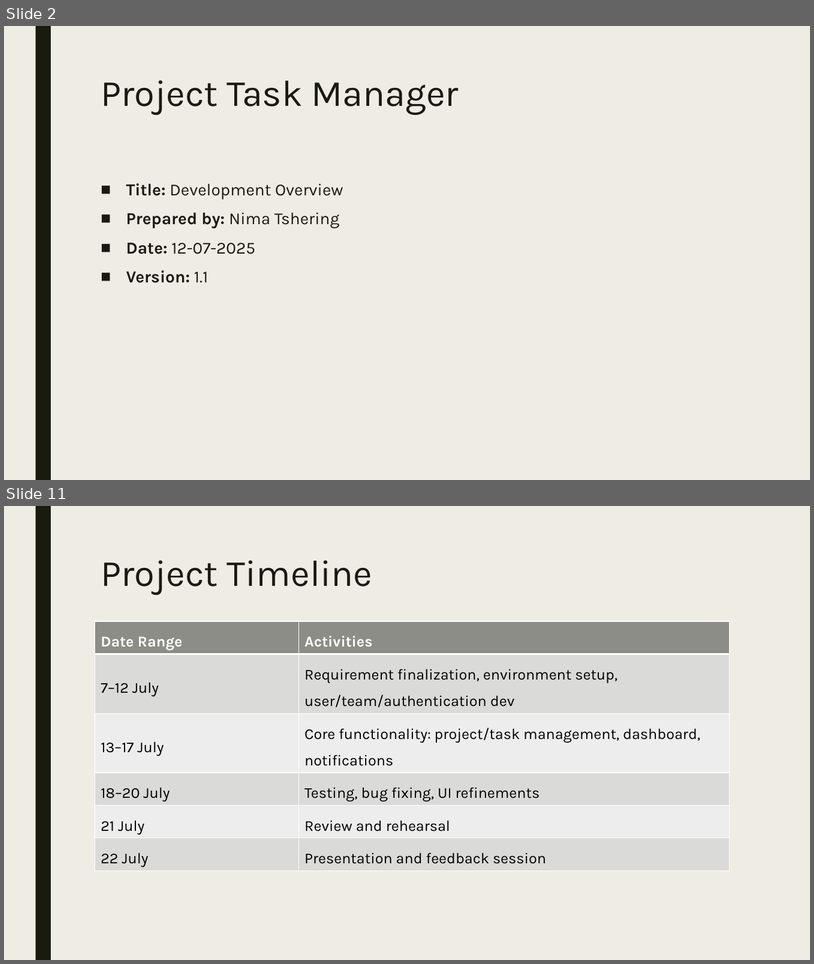
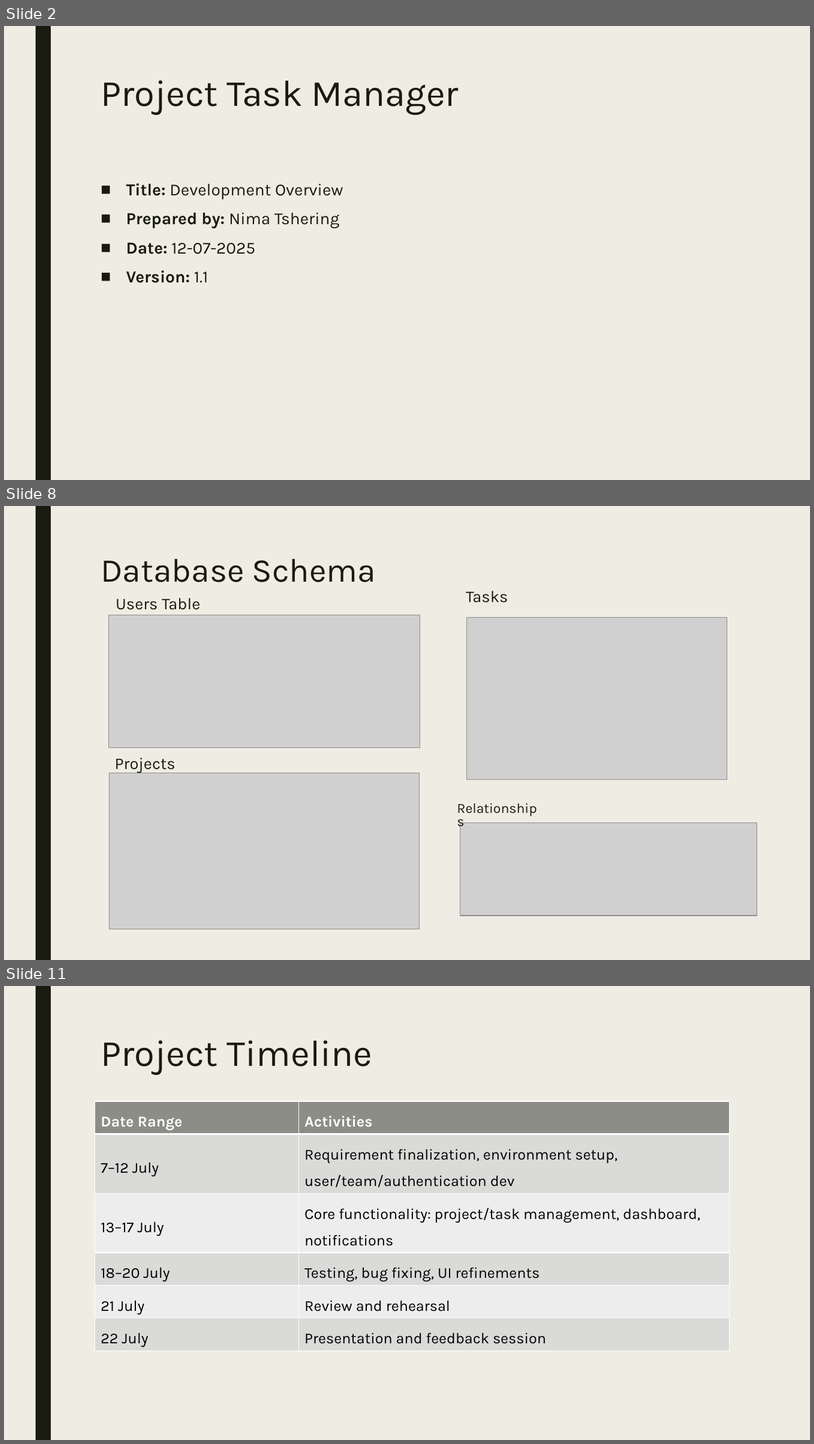
Before and after one commit to nimatshering/capstone-project, a slide deck: Presentation.pptx. Shown one above the other, each under a label of ours: slides 2 and 11 before the commit, slides 2, 8 and 11 after it; the slides between them are not shown. The pictures are 814x964 and 814x1444 pixels, drawn with LibreOffice and Linux fonts; fonts in the diff are those of the drawing; grey boxes stand for pictures. Boxes give left, top, right and bottom in pixels: in the first picture for what was removed or moved away, otherwise in the second. Text is boxed around its words. In the diff, an @@ line names an element or a change of style, - is before the commit and + after.

```diff
--- a/Presentation.pptx
+++ b/Presentation.pptx
@@ slide 8 added at bbox=[4, 506, 810, 960], background #EFEDE3; not listed: 1 template element that a slide beside it also shows @@
@@ title added at bbox=[101, 559, 376, 582], 39.6 pt, text #191B0E @@
+Database Schema
@@ text added at bbox=[466, 591, 508, 603], 19.5 pt, text #191B0E @@
+Tasks
@@ text added at bbox=[116, 598, 200, 610], 19.5 pt, text #191B0E @@
+Users Table
@@ picture added at bbox=[108, 615, 420, 748] @@
@@ picture added at bbox=[467, 618, 728, 780] @@
@@ text added at bbox=[115, 757, 176, 773], 19.5 pt, text #191B0E @@
+Projects
@@ picture added at bbox=[110, 773, 420, 930] @@
@@ text added at bbox=[451, 799, 549, 823], 16.5 pt, text #191B0E @@
+Relationships
@@ picture added at bbox=[460, 822, 757, 915] @@
```
Also in this commit, not shown: 4 slides changed, 7 other slides added, 7 slides removed, 3 other files.
